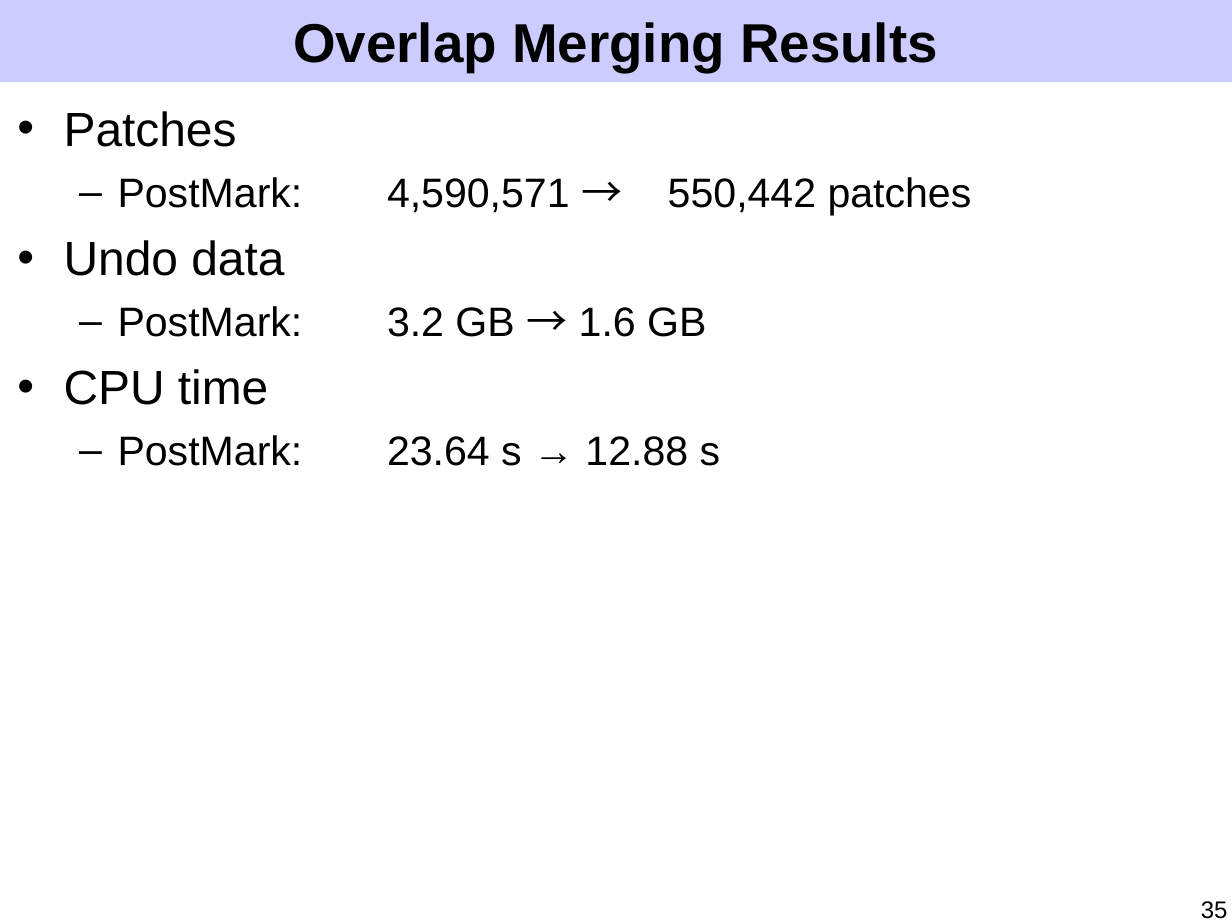
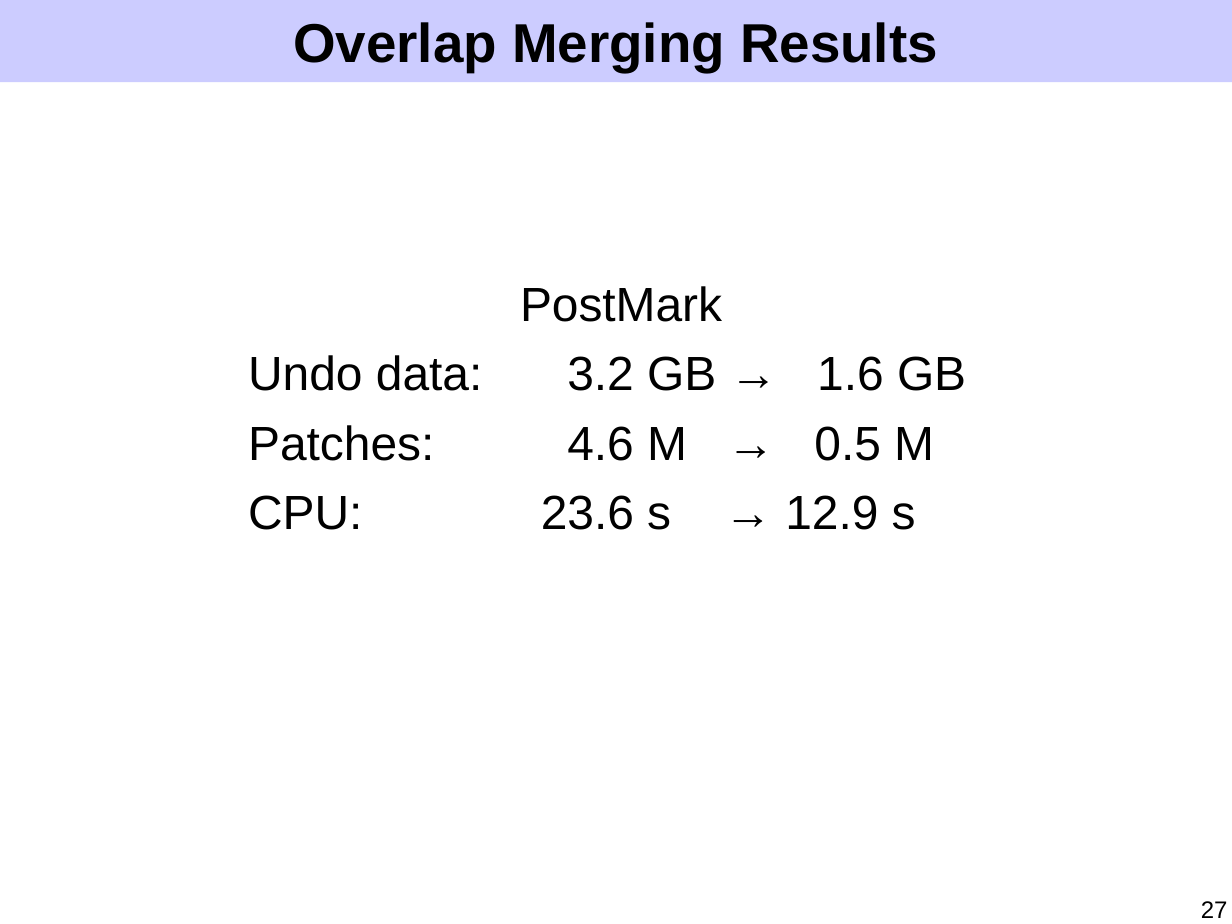
Before and after one commit to ucla-readable/fstitch-doc, a slide deck: slide 27 of sosp/pres.ppt (slide 35 before the commit). Drawn at 1232x924 pixels with LibreOffice and Linux fonts; fonts in the diff are those of the drawing. Boxes give left, top, right and bottom in pixels: in the first picture for what was removed or moved away, otherwise in the second. Text is boxed around its words. In the diff, an @@ line names an element or a change of style, - is before the commit and + after.

```diff
--- a/sosp/pres.ppt
+++ b/sosp/pres.ppt
@@ text at [248,286,966,530]: text changed; size 24 to 28 pt @@
-• Patches
-  – PostMark: 4,590,571 → 550,442 patches
-• Undo data
-  – PostMark: 3.2 GB → 1.6 GB
-• CPU time
-  – PostMark: 23.64 s → 12.88 s
+PostMark
+Undo data: 3.2 GB → 1.6 GB
+Patches: 4.6 M → 0.5 M
+CPU: 23.6 s → 12.9 s
@@ page number at [1201,901,1228,918]: text changed @@
-35
+27
```
Also in this commit, not shown: 8 other slides changed, 13 slides added, 15 slides removed.
